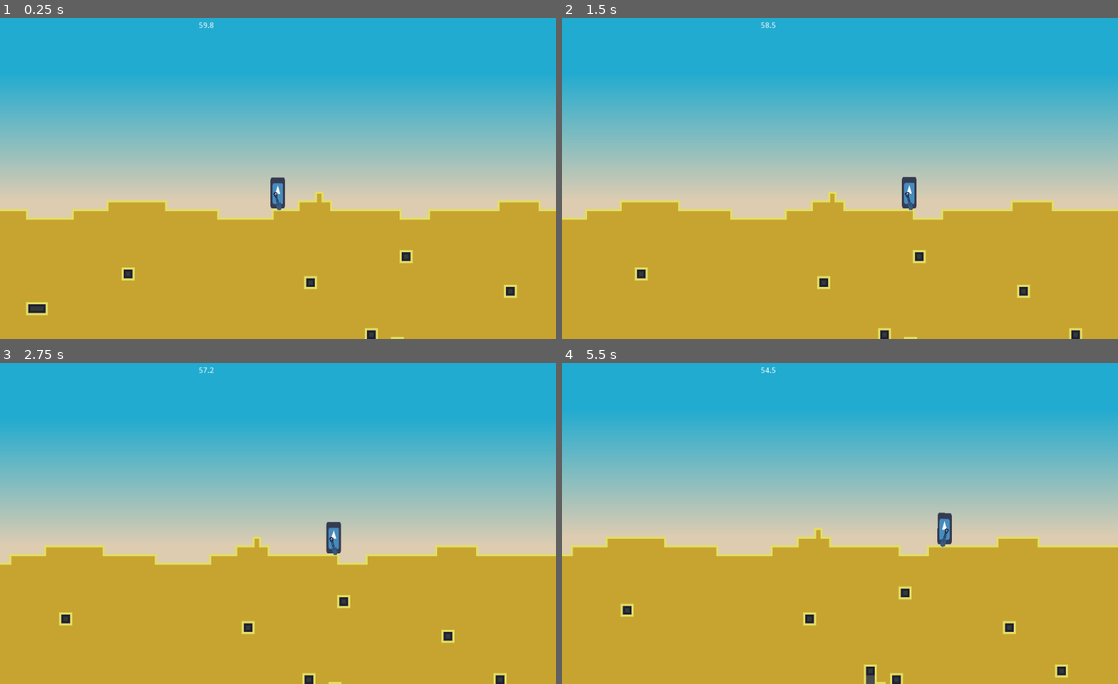
Above: before the commit, frames 1-4 (two rows, left to right).
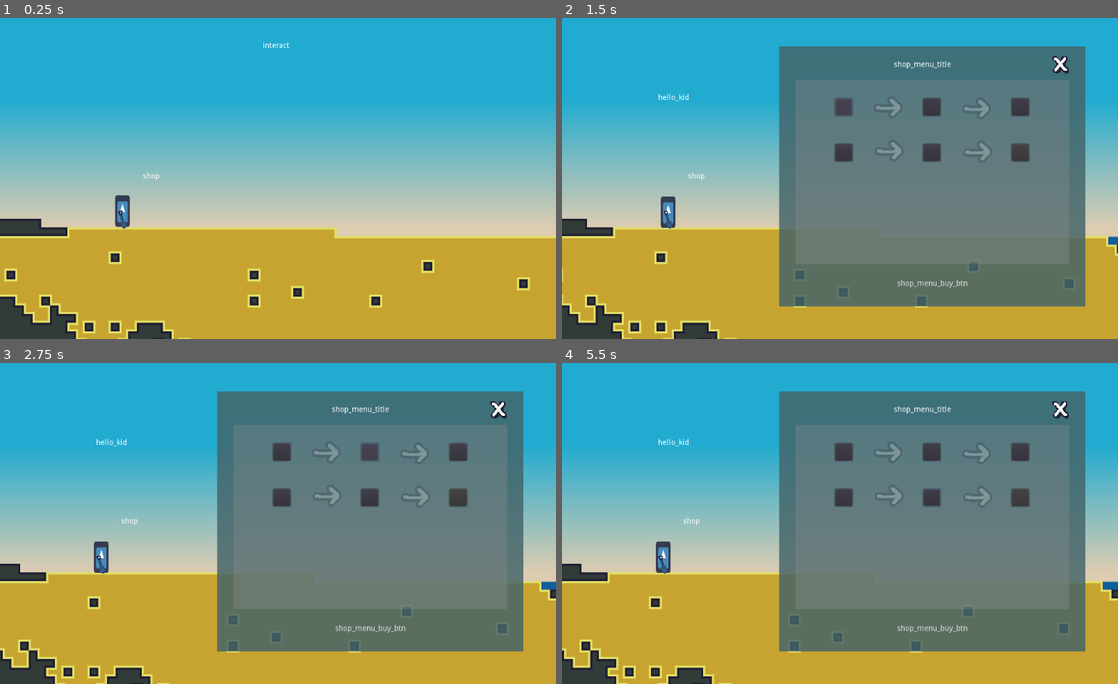
Above: after the commit, the same moments.

Repository: Eptwalabha/ld48
Game: Godot game, scene res://scenes/levels/map/HubLevel.tscn
The game is run twice, just before and just after one commit, with the same random seed, the same clock (stepped at 60 frames per second) and the same inputs. Before the commit the project starts from res://scenes/levels/map/CompetitionLevel.tscn. The engine's default icon, where the game draws it, is replaced by a stand-in: a white triangle on a blue panel in a dark square.
Inputs (mouse positions are in pixels of both pictures, inside the frame that each line leads up to):
- Up to frame 1 (0.25 s): no input
- Up to frame 2 (1.5 s): tap Enter at 0.5 s; move the mouse to (962, 159) at 0.52 s; hold Right (move_right) 0.53-1.25 s; hold E (action) 0.53-1.25 s; tap Space (move_jump) at 0.77 s; click (845, 107) at 1.27 s
- Up to frame 3 (2.75 s): click (372, 452) at 2.02 s
- Up to frame 4 (5.5 s): click (1017, 452) at 2.77 s; click (934, 629) at 3.5 s, where only the run after the commit has a clickable "shop_menu_buy_btn"; move the mouse to (728, 536) at 4.27 s; hold Right (move_right) 4.28-5.03 s; tap E (action) at 4.35 s; move the mouse to (895, 449) at 5.02 s; hold Left (move_left) from 5.03 s (still down); hold E (action) from 5.03 s (still down)

The runs differ from the first frame. In frame 1, 48% of the frame differs, in the area x 0-100%, y 1-100%; in frame 2, 66%; in frame 3, 66%; in frame 4, 68%.

Commit message:
add shop

Diff:
--- a/project.godot
+++ b/project.godot
@@ -54,6 +54,11 @@
 "language": "GDScript",
 "path": "res://scenes/levels/triggers/MapTrigger.gd"
 }, {
+"base": "Control",
+"class": "MenuShop",
+"language": "GDScript",
+"path": "res://scenes/ui/MenuShop.gd"
+}, {
 "base": "KinematicBody2D",
 "class": "Player",
 "language": "GDScript",
@@ -79,6 +84,7 @@
 "Level": "",
 "LevelBase": "",
 "MapTrigger": "",
+"MenuShop": "",
 "Player": "",
 "PlayerTool": "",
 "Shovel": ""
@@ -92,7 +98,7 @@
 theme: \"Deeper and deeper\"
 author: eptwalabha
 date: 2021-04-24"
-run/main_scene="res://scenes/levels/map/CompetitionLevel.tscn"
+run/main_scene="res://scenes/levels/map/HubLevel.tscn"
 config/icon="res://icon.png"
 
 [autoload]
--- a/scenes/game-autoload.gd
+++ b/scenes/game-autoload.gd
@@ -16,26 +16,25 @@
 }
 
 enum TOOL_QUALITY {
-	NONE,
 	BASIC,
 	NICE,
 	SUPER,
 }
 
 var is_shovel_unlocked = true
-var is_bucket_unlocked = false
+var is_bucket_unlocked = true
 var is_explosive_unlocked = false
 
 var player_money = 0
 var player_tools = {
-	"shovel": TOOL_QUALITY.NICE,
+	"shovel": TOOL_QUALITY.SUPER,
 	"bucket": TOOL_QUALITY.BASIC,
 	"explosive": 20
 }
 
 var shop = {
 	"items": {
-		"spade": [
+		"shovel": [
 			{
 				"price": 10,
 				"quality": TOOL_QUALITY.BASIC,
--- a/scenes/levels/Level.gd
+++ b/scenes/levels/Level.gd
@@ -5,6 +5,7 @@
 
 onready var camera := $Camera2D
 onready var player := $Player as Player
+onready var camera_target := $Player
 
 onready var start = $Start
 
@@ -21,9 +22,9 @@
 func _process(delta: float) -> void:
 	if Input.is_action_just_pressed("ui_cancel"):
 		get_tree().quit()
-	update_camera($Player)
+	update_camera()
 	if can_control_player:
 		$Player.process(delta)
 
-func update_camera(target: Node2D) -> void:
-	camera.position = target.global_position
+func update_camera() -> void:
+	camera.position = camera_target.global_position
--- a/scenes/levels/map/HubLevel.gd
+++ b/scenes/levels/map/HubLevel.gd
@@ -3,9 +3,17 @@
 onready var context_label: Label = $CanvasLayer/ContextLabel
 var current_trigger : String = ""
 
+enum HUB_STATE {
+	PLAYING,
+	MENU,
+	CUTSCENE
+}
+
+var current_state: int = HUB_STATE.PLAYING
+
 func _ready() -> void:
 	context_label.hide()
-	set_camera_limit(-400, 290, 20, 1500)
+	set_camera_limit(-600, 190, 20, 1500)
 	for node in get_children():
 		if node is MapTrigger:
 			node.connect("body_entered", self, "_on_MapTrigger_entered")
@@ -31,7 +39,20 @@
 	current_trigger = ""
 
 func on_shop_interact() -> void:
-	print("interact shop")
+	show_interact(false)
+	current_state = HUB_STATE.MENU
+	can_control_player = false
+	camera_target = $Shop/CameraFocus
+	$CanvasLayer/MenuShop.open()
 
 func on_competition_interact() -> void:
-	print("interact competition")
+	show_interact(false)
+	current_state = HUB_STATE.MENU
+	can_control_player = false
+	camera_target = $Competition/CameraFocus
+
+func _on_MenuShop_close_menu():
+	show_interact(true)
+	current_state = HUB_STATE.PLAYING
+	can_control_player = true
+	camera_target = $Player
--- a/scenes/levels/map/HubLevel.tscn
+++ b/scenes/levels/map/HubLevel.tscn
@@ -1,10 +1,11 @@
-[gd_scene load_steps=7 format=2]
+[gd_scene load_steps=8 format=2]
 
 [ext_resource path="res://scenes/levels/tilemaps/HubTilemap.tscn" type="PackedScene" id=1]
 [ext_resource path="res://scenes/levels/Level.tscn" type="PackedScene" id=2]
 [ext_resource path="res://scenes/levels/map/HubLevel.gd" type="Script" id=3]
 [ext_resource path="res://scenes/levels/triggers/Shop.tscn" type="PackedScene" id=4]
 [ext_resource path="res://scenes/levels/triggers/Competition.tscn" type="PackedScene" id=5]
+[ext_resource path="res://scenes/ui/MenuShop.tscn" type="PackedScene" id=6]
 
 [sub_resource type="RectangleShape2D" id=1]
 extents = Vector2( 20, 300 )
@@ -15,8 +16,14 @@
 [node name="Competition" parent="." index="1" instance=ExtResource( 5 )]
 position = Vector2( 814.908, 6.7348 )
 
+[node name="CameraFocus" type="Position2D" parent="Competition" index="3"]
+position = Vector2( -307.848, -88.9173 )
+
 [node name="Shop" parent="." index="2" instance=ExtResource( 4 )]
 position = Vector2( 298.575, -15.7144 )
+
+[node name="CameraFocus" type="Position2D" parent="Shop" index="3"]
+position = Vector2( 375.363, -66.468 )
 
 [node name="HubTilemap" parent="." index="3" instance=ExtResource( 1 )]
 
@@ -35,6 +42,9 @@
 "_edit_use_anchors_": false
 }
 
+[node name="MenuShop" parent="CanvasLayer" index="1" instance=ExtResource( 6 )]
+visible = false
+
 [node name="Border" type="StaticBody2D" parent="." index="8"]
 collision_layer = 16
 collision_mask = 0
@@ -50,3 +60,5 @@
 position = Vector2( 1348.7, 51.9882 )
 rotation = 1.57079
 shape = SubResource( 1 )
+
+[connection signal="close_menu" from="CanvasLayer/MenuShop" to="." method="_on_MenuShop_close_menu"]
--- /dev/null
+++ b/scenes/ui/MenuShop.gd
@@ -0,0 +1,113 @@
+class_name MenuShop extends Control
+
+signal close_menu()
+
+onready var dialog = $Dialog
+onready var dialog_item = $Dialog/Item
+onready var dialog_dialog = $Dialog/Dialog
+onready var dialog_dialog_line: Label = $Dialog/Dialog/Line
+onready var dialog_item_name: Label = $Dialog/Item/Name
+onready var dialog_item_description: Label = $Dialog/Item/Description
+onready var dialog_item_price: Label = $Dialog/Item/Price
+onready var shovels_line = $MarginContainer/CenterContainer/Control/Control/MarginContainer/VBoxContainer/Shovels
+onready var buckets_line = $MarginContainer/CenterContainer/Control/Control/MarginContainer/VBoxContainer/Buckets
+onready var explosives_line = $MarginContainer/CenterContainer/Control/Control/MarginContainer/VBoxContainer/Explosives
+onready var buy_btn = $MarginContainer/CenterContainer/Control/HBoxContainer/Buy
+
+var current_selection = null
+
+func _ready():
+	visible = false
+	connect_btn()
+	update_btn_visiblity()
+
+func connect_btn() -> void:
+	connect_btn_line(shovels_line, "shovel")
+	connect_btn_line(buckets_line, "bucket")
+	connect_btn_line(explosives_line, "explosive")
+
+func connect_btn_line(node: Node, type: String) -> void:
+	var basic = node.get_node("HBoxContainer/BASIC")
+	var nice = node.get_node("HBoxContainer/NICE")
+	var super = node.get_node("HBoxContainer/SUPER")
+	basic.connect("pressed", self, "_on_btn_pressed", [type, GameAutoload.TOOL_QUALITY.BASIC])
+	nice.connect("pressed", self, "_on_btn_pressed", [type, GameAutoload.TOOL_QUALITY.NICE])
+	super.connect("pressed", self, "_on_btn_pressed", [type, GameAutoload.TOOL_QUALITY.SUPER])
+	basic.connect("mouse_entered", self, "_on_btn_hover", [type, GameAutoload.TOOL_QUALITY.BASIC])
+	nice.connect("mouse_entered", self, "_on_btn_hover", [type, GameAutoload.TOOL_QUALITY.NICE])
+	super.connect("mouse_entered", self, "_on_btn_hover", [type, GameAutoload.TOOL_QUALITY.SUPER])
+
+func open() -> void:
+	display_conversation("hello_kid")
+	visible = true
+
+func display_conversation(text: String) -> void:
+	dialog_dialog_line.text = tr(text)
+	dialog_dialog.visible = true
+	dialog_item.visible = false
+
+func is_open() -> bool:
+	return visible
+
+func _on_Close_pressed():
+	visible = false
+	emit_signal("close_menu")
+
+func update_btn_visiblity():
+	shovels_line.visible = GameAutoload.is_shovel_unlocked
+	buckets_line.visible = GameAutoload.is_bucket_unlocked
+	explosives_line.visible = GameAutoload.is_explosive_unlocked
+
+	if shovels_line.visible:
+		update_btn_visibility_line(shovels_line, "shovel")
+	if buckets_line.visible:
+		update_btn_visibility_line(buckets_line, "bucket")
+
+func update_btn_visibility_line(node: Node, type: String) -> void:
+	var basic = node.get_node("HBoxContainer/BASIC")
+	var nice = node.get_node("HBoxContainer/NICE")
+	var super = node.get_node("HBoxContainer/SUPER")
+	basic.disabled = !is_btn_visible(type, GameAutoload.TOOL_QUALITY.BASIC)
+	nice.disabled = !is_btn_visible(type, GameAutoload.TOOL_QUALITY.NICE)
+	super.disabled = !is_btn_visible(type, GameAutoload.TOOL_QUALITY.SUPER)
+
+func is_btn_visible(item_type: String, target_quality: int) -> bool:
+	if target_quality == GameAutoload.TOOL_QUALITY.BASIC:
+		return true
+	var current_quality = GameAutoload.player_tools[item_type]
+	return (target_quality - current_quality) <= 1
+
+func can_afford(item_type: String, target_quality: int) -> bool:
+	var cost = GameAutoload.shop["items"][item_type][target_quality]["price"]
+	var player_money = GameAutoload.player_money
+	return cost < player_money
+
+func _on_btn_hover(item_type: String, item_quality: int) -> void:
+	var name = "shop_item_name_%s_%s" % [item_type, item_quality]
+	var description = "shop_item_description_%s_%s" % [item_type, item_quality]
+	var price = GameAutoload.shop["items"][item_type][item_quality]["price"]
+	dialog_item_name.text = tr(name)
+	dialog_item_description.text = tr(description)
+	dialog_item_price.text = tr("shop_item_price") + str(price)
+	dialog_dialog.visible = false
+	dialog_item.visible = true
+
+func _on_btn_pressed(item_type: String, item_quality: int) -> void:
+	if current_selection == null:
+		current_selection = {
+			"type": item_type,
+			"quality": item_quality
+		}
+	else:
+		if current_selection["type"] == item_type and current_selection["quality"] == item_quality:
+			current_selection = null
+		else:
+			current_selection = {
+				"type": item_type,
+				"quality": item_quality
+			}
+	buy_btn.disabled = current_selection == null
+
+func _on_Buy_pressed():
+	if current_selection == null:
+		buy_btn.disabled = true
--- /dev/null
+++ b/scenes/ui/MenuShop.tscn
@@ -0,0 +1,344 @@
+[gd_scene load_steps=3 format=2]
+
+[ext_resource path="res://scenes/ui/MenuShop.gd" type="Script" id=1]
+[ext_resource path="res://assets/images/menu.png" type="Texture" id=2]
+
+[node name="MenuShop" type="Control"]
+anchor_right = 1.0
+anchor_bottom = 1.0
+script = ExtResource( 1 )
+__meta__ = {
+"_edit_use_anchors_": false
+}
+
+[node name="Dialog" type="Control" parent="."]
+margin_left = 40.0
+margin_top = 139.0
+margin_right = 372.0
+margin_bottom = 300.0
+__meta__ = {
+"_edit_use_anchors_": false
+}
+
+[node name="Item" type="VBoxContainer" parent="Dialog"]
+anchor_right = 1.0
+anchor_bottom = 1.0
+custom_constants/separation = 5
+__meta__ = {
+"_edit_use_anchors_": false
+}
+
+[node name="Name" type="Label" parent="Dialog/Item"]
+margin_right = 332.0
+margin_bottom = 32.0
+rect_min_size = Vector2( 0, 32 )
+align = 1
+valign = 1
+
+[node name="Description" type="Label" parent="Dialog/Item"]
+margin_top = 37.0
+margin_right = 332.0
+margin_bottom = 69.0
+rect_min_size = Vector2( 0, 32 )
+align = 1
+valign = 1
+
+[node name="Price" type="Label" parent="Dialog/Item"]
+margin_top = 74.0
+margin_right = 332.0
+margin_bottom = 106.0
+rect_min_size = Vector2( 0, 32 )
+align = 1
+valign = 1
+
+[node name="Dialog" type="VBoxContainer" parent="Dialog"]
+anchor_right = 1.0
+anchor_bottom = 1.0
+custom_constants/separation = 5
+__meta__ = {
+"_edit_use_anchors_": false
+}
+
+[node name="Line" type="Label" parent="Dialog/Dialog"]
+margin_right = 332.0
+margin_bottom = 32.0
+rect_min_size = Vector2( 0, 32 )
+align = 1
+valign = 1
+
+[node name="MarginContainer" type="MarginContainer" parent="."]
+margin_left = 400.0
+margin_top = 60.0
+margin_right = 964.0
+margin_bottom = 540.0
+__meta__ = {
+"_edit_use_anchors_": false
+}
+
+[node name="ColorRect" type="ColorRect" parent="MarginContainer"]
+margin_right = 564.0
+margin_bottom = 480.0
+color = Color( 0.266667, 0.392157, 0.411765, 0.831373 )
+__meta__ = {
+"_edit_use_anchors_": false
+}
+
+[node name="CenterContainer" type="MarginContainer" parent="MarginContainer"]
+margin_right = 564.0
+margin_bottom = 480.0
+custom_constants/margin_right = 30
+custom_constants/margin_top = 10
+custom_constants/margin_left = 30
+custom_constants/margin_bottom = 10
+
+[node name="Control" type="VBoxContainer" parent="MarginContainer/CenterContainer"]
+margin_left = 30.0
+margin_top = 10.0
+margin_right = 534.0
+margin_bottom = 470.0
+
+[node name="HBoxContainer2" type="HBoxContainer" parent="MarginContainer/CenterContainer/Control"]
+margin_right = 504.0
+margin_bottom = 48.0
+__meta__ = {
+"_edit_use_anchors_": false
+}
+
+[node name="Label" type="Label" parent="MarginContainer/CenterContainer/Control/HBoxContainer2"]
+margin_right = 468.0
+margin_bottom = 48.0
+rect_min_size = Vector2( 0, 48 )
+size_flags_horizontal = 3
+text = "shop_menu_title"
+align = 1
+valign = 1
+
+[node name="Close" type="Button" parent="MarginContainer/CenterContainer/Control/HBoxContainer2"]
+margin_left = 472.0
+margin_top = 8.0
+margin_right = 504.0
+margin_bottom = 40.0
+rect_min_size = Vector2( 32, 32 )
+size_flags_horizontal = 0
+size_flags_vertical = 4
+flat = true
+
+[node name="Close" type="Sprite" parent="MarginContainer/CenterContainer/Control/HBoxContainer2/Close"]
+position = Vector2( 16, 16 )
+scale = Vector2( 0.8, 0.8 )
+texture = ExtResource( 2 )
+region_enabled = true
+region_rect = Rect2( 97.2634, 13.194, 39.816, 41.5224 )
+
+[node name="Control" type="Control" parent="MarginContainer/CenterContainer/Control"]
+margin_top = 52.0
+margin_right = 504.0
+margin_bottom = 392.0
+size_flags_vertical = 3
+
+[node name="ColorRect" type="ColorRect" parent="MarginContainer/CenterContainer/Control/Control"]
+anchor_right = 1.0
+anchor_bottom = 1.0
+size_flags_vertical = 3
+color = Color( 0.552941, 0.552941, 0.552941, 0.337255 )
+__meta__ = {
+"_edit_use_anchors_": false
+}
+
+[node name="MarginContainer" type="MarginContainer" parent="MarginContainer/CenterContainer/Control/Control"]
+anchor_right = 1.0
+anchor_bottom = 1.0
+size_flags_vertical = 3
+custom_constants/margin_right = 10
+custom_constants/margin_top = 10
+custom_constants/margin_left = 10
+custom_constants/margin_bottom = 10
+__meta__ = {
+"_edit_use_anchors_": false
+}
+
+[node name="VBoxContainer" type="VBoxContainer" parent="MarginContainer/CenterContainer/Control/Control/MarginContainer"]
+margin_left = 10.0
+margin_top = 10.0
+margin_right = 494.0
+margin_bottom = 330.0
+
+[node name="Shovels" type="Control" parent="MarginContainer/CenterContainer/Control/Control/MarginContainer/VBoxContainer"]
+margin_right = 484.0
+margin_bottom = 80.0
+rect_min_size = Vector2( 0, 80 )
+
+[node name="Arrow1" type="Sprite" parent="MarginContainer/CenterContainer/Control/Control/MarginContainer/VBoxContainer/Shovels"]
+modulate = Color( 1, 1, 1, 0.203922 )
+position = Vector2( 160.614, 39.7966 )
+texture = ExtResource( 2 )
+region_enabled = true
+region_rect = Rect2( 10, 11, 63, 42 )
+
+[node name="Arrow2" type="Sprite" parent="MarginContainer/CenterContainer/Control/Control/MarginContainer/VBoxContainer/Shovels"]
+modulate = Color( 1, 1, 1, 0.203922 )
+position = Vector2( 323.535, 42.175 )
+texture = ExtResource( 2 )
+region_enabled = true
+region_rect = Rect2( 10, 11, 63, 42 )
+
+[node name="HBoxContainer" type="HBoxContainer" parent="MarginContainer/CenterContainer/Control/Control/MarginContainer/VBoxContainer/Shovels"]
+anchor_right = 1.0
+anchor_bottom = 1.0
+alignment = 1
+__meta__ = {
+"_edit_use_anchors_": false
+}
+
+[node name="BASIC" type="Button" parent="MarginContainer/CenterContainer/Control/Control/MarginContainer/VBoxContainer/Shovels/HBoxContainer"]
+margin_left = 63.0
+margin_top = 24.0
+margin_right = 95.0
+margin_bottom = 56.0
+rect_min_size = Vector2( 32, 32 )
+size_flags_horizontal = 6
+size_flags_vertical = 4
+disabled = true
+
+[node name="NICE" type="Button" parent="MarginContainer/CenterContainer/Control/Control/MarginContainer/VBoxContainer/Shovels/HBoxContainer"]
+margin_left = 225.0
+margin_top = 24.0
+margin_right = 257.0
+margin_bottom = 56.0
+rect_min_size = Vector2( 32, 32 )
+size_flags_horizontal = 6
+size_flags_vertical = 4
+disabled = true
+
+[node name="SUPER" type="Button" parent="MarginContainer/CenterContainer/Control/Control/MarginContainer/VBoxContainer/Shovels/HBoxContainer"]
+margin_left = 388.0
+margin_top = 24.0
+margin_right = 420.0
+margin_bottom = 56.0
+rect_min_size = Vector2( 32, 32 )
+size_flags_horizontal = 6
+size_flags_vertical = 4
+disabled = true
+
+[node name="Buckets" type="Control" parent="MarginContainer/CenterContainer/Control/Control/MarginContainer/VBoxContainer"]
+margin_top = 84.0
+margin_right = 484.0
+margin_bottom = 164.0
+rect_min_size = Vector2( 0, 80 )
+
+[node name="Arrow1" type="Sprite" parent="MarginContainer/CenterContainer/Control/Control/MarginContainer/VBoxContainer/Buckets"]
+modulate = Color( 1, 1, 1, 0.203922 )
+position = Vector2( 163.134, 36.0169 )
+texture = ExtResource( 2 )
+region_enabled = true
+region_rect = Rect2( 10, 11, 63, 42 )
+
+[node name="Arrow2" type="Sprite" parent="MarginContainer/CenterContainer/Control/Control/MarginContainer/VBoxContainer/Buckets"]
+modulate = Color( 1, 1, 1, 0.203922 )
+position = Vector2( 326.055, 38.3953 )
+texture = ExtResource( 2 )
+region_enabled = true
+region_rect = Rect2( 10, 11, 63, 42 )
+
+[node name="HBoxContainer" type="HBoxContainer" parent="MarginContainer/CenterContainer/Control/Control/MarginContainer/VBoxContainer/Buckets"]
+anchor_right = 1.0
+anchor_bottom = 1.0
+alignment = 1
+__meta__ = {
+"_edit_use_anchors_": false
+}
+
+[node name="BASIC" type="Button" parent="MarginContainer/CenterContainer/Control/Control/MarginContainer/VBoxContainer/Buckets/HBoxContainer"]
+margin_left = 63.0
+margin_top = 24.0
+margin_right = 95.0
+margin_bottom = 56.0
+rect_min_size = Vector2( 32, 32 )
+size_flags_horizontal = 6
+size_flags_vertical = 4
+disabled = true
+
+[node name="NICE" type="Button" parent="MarginContainer/CenterContainer/Control/Control/MarginContainer/VBoxContainer/Buckets/HBoxContainer"]
+margin_left = 225.0
+margin_top = 24.0
+margin_right = 257.0
+margin_bottom = 56.0
+rect_min_size = Vector2( 32, 32 )
+size_flags_horizontal = 6
+size_flags_vertical = 4
+disabled = true
+
+[node name="SUPER" type="Button" parent="MarginContainer/CenterContainer/Control/Control/MarginContainer/VBoxContainer/Buckets/HBoxContainer"]
+margin_left = 388.0
+margin_top = 24.0
+margin_right = 420.0
+margin_bottom = 56.0
+rect_min_size = Vector2( 32, 32 )
+size_flags_horizontal = 6
+size_flags_vertical = 4
+disabled = true
+
+[node name="Explosives" type="Control" parent="MarginContainer/CenterContainer/Control/Control/MarginContainer/VBoxContainer"]
+margin_top = 168.0
+margin_right = 484.0
+margin_bottom = 248.0
+rect_min_size = Vector2( 0, 80 )
+
+[node name="HBoxContainer" type="HBoxContainer" parent="MarginContainer/CenterContainer/Control/Control/MarginContainer/VBoxContainer/Explosives"]
+anchor_right = 1.0
+anchor_bottom = 1.0
+alignment = 1
+__meta__ = {
+"_edit_use_anchors_": false
+}
+
+[node name="BASIC" type="Button" parent="MarginContainer/CenterContainer/Control/Control/MarginContainer/VBoxContainer/Explosives/HBoxContainer"]
+margin_left = 63.0
+margin_top = 24.0
+margin_right = 95.0
+margin_bottom = 56.0
+rect_min_size = Vector2( 32, 32 )
+size_flags_horizontal = 6
+size_flags_vertical = 4
+disabled = true
+
+[node name="NICE" type="Button" parent="MarginContainer/CenterContainer/Control/Control/MarginContainer/VBoxContainer/Explosives/HBoxContainer"]
+margin_left = 225.0
+margin_top = 24.0
+margin_right = 257.0
+margin_bottom = 56.0
+rect_min_size = Vector2( 32, 32 )
+size_flags_horizontal = 6
+size_flags_vertical = 4
+disabled = true
+
+[node name="SUPER" type="Button" parent="MarginContainer/CenterContainer/Control/Control/MarginContainer/VBoxContainer/Explosives/HBoxContainer"]
+margin_left = 388.0
+margin_top = 24.0
+margin_right = 420.0
+margin_bottom = 56.0
+rect_min_size = Vector2( 32, 32 )
+size_flags_horizontal = 6
+size_flags_vertical = 4
+disabled = true
+
+[node name="HBoxContainer" type="HBoxContainer" parent="MarginContainer/CenterContainer/Control"]
+margin_top = 396.0
+margin_right = 504.0
+margin_bottom = 460.0
+rect_min_size = Vector2( 0, 64 )
+alignment = 1
+
+[node name="Buy" type="Button" parent="MarginContainer/CenterContainer/Control/HBoxContainer"]
+margin_left = 181.0
+margin_top = 16.0
+margin_right = 323.0
+margin_bottom = 48.0
+rect_min_size = Vector2( 0, 32 )
+size_flags_vertical = 4
+disabled = true
+text = "shop_menu_buy_btn"
+flat = true
+
+[connection signal="pressed" from="MarginContainer/CenterContainer/Control/HBoxContainer2/Close" to="." method="_on_Close_pressed"]
+[connection signal="pressed" from="MarginContainer/CenterContainer/Control/HBoxContainer/Buy" to="." method="_on_Buy_pressed"]
Binary file added: assets/images/menu.png
Not shown, added: assets/images/menu.png.import
